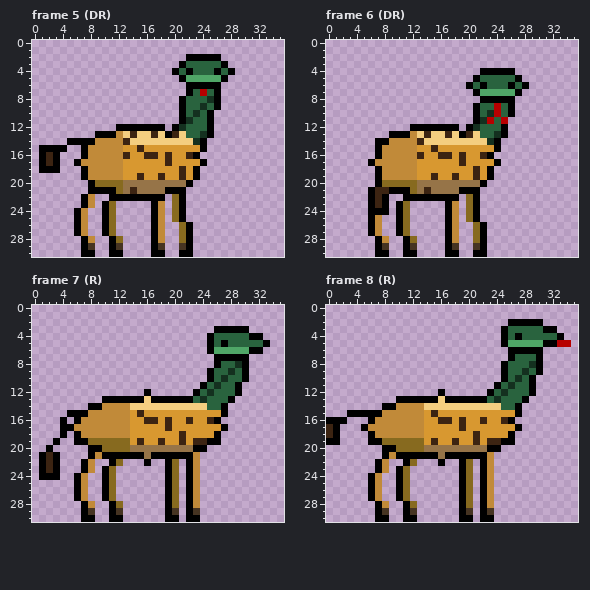
Two versions of one pixel-art file, assets/enemies/09_questing_beast.aseprite. Above, as it was before the edit.
36x31 pixels, 15 frames. Shown: frame 5 (DR), frame 6 (DR), frame 7 (R), frame 8 (R). The commit also changed other frames, which this record leaves out.
After the commit:
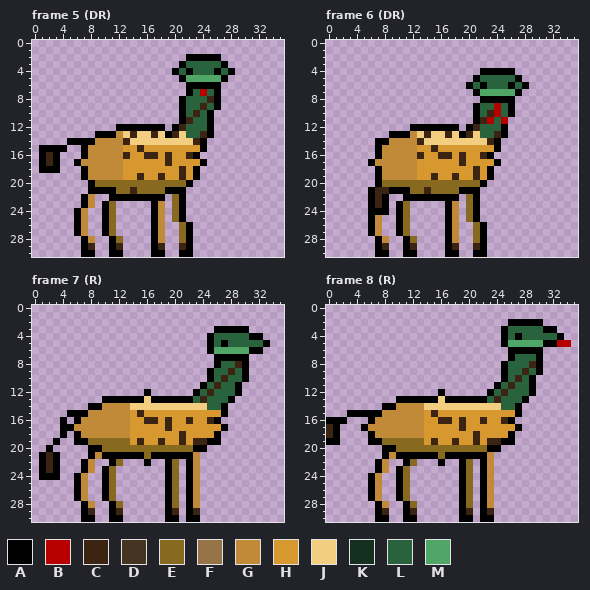
Palette (. is transparent): A #000000  B #b70000  C #3c2412  D #463422  E #876a1f  F #967448  G #c18a39  H #d89830  J #f4ce80  K #14301f  L #29633e  M #4fa667
From old to new:
{"where": "frame 5 (DR)"}
{"frame":5,"y":8,"x":25,"old":"K","new":"C"}
{"frame":5,"y":9,"x":24,"old":"K","new":"C"}
{"frame":5,"y":10,"x":23,"old":"K","new":"C"}
{"frame":5,"y":11,"x":22,"old":"K","new":"C"}
{"frame":5,"y":12,"x":21,"old":"K","new":"C"}
{"frame":5,"y":13,"x":24,"old":"K","new":"C"}
{"frame":5,"y":14,"x":23,"old":"K","new":"C"}
{"frame":5,"y":20,"x":13,"old":"FFFFFFFFF","new":"EEEEEEEEE"}
{"frame":5,"y":21,"x":13,"old":"F","new":"E"}
{"frame":5,"y":21,"x":15,"old":"FFFF","new":"EEEE"}
{"frame":5,"y":29,"x":8,"old":"D","new":"C"}
{"frame":5,"y":29,"x":12,"old":"D","new":"C"}
{"frame":5,"y":29,"x":18,"old":"D","new":"C"}
{"frame":5,"y":29,"x":21,"old":"D","new":"C"}
{"where": "frame 6 (DR)"}
{"frame":6,"y":10,"x":23,"old":"K","new":"C"}
{"frame":6,"y":11,"x":22,"old":"K","new":"C"}
{"frame":6,"y":12,"x":21,"old":"K","new":"C"}
{"frame":6,"y":13,"x":24,"old":"K","new":"C"}
{"frame":6,"y":14,"x":23,"old":"K","new":"C"}
{"frame":6,"y":20,"x":13,"old":"FFFFFFFFF","new":"EEEEEEEEE"}
{"frame":6,"y":21,"x":13,"old":"F","new":"E"}
{"frame":6,"y":21,"x":15,"old":"FFFF","new":"EEEE"}
{"frame":6,"y":29,"x":8,"old":"D","new":"C"}
{"frame":6,"y":29,"x":12,"old":"D","new":"C"}
{"frame":6,"y":29,"x":18,"old":"D","new":"C"}
{"frame":6,"y":29,"x":21,"old":"D","new":"C"}
{"where": "frame 7 (R)"}
{"frame":7,"y":8,"x":29,"old":"K","new":"C"}
{"frame":7,"y":9,"x":28,"old":"K","new":"C"}
{"frame":7,"y":10,"x":27,"old":"K","new":"C"}
{"frame":7,"y":11,"x":26,"old":"K","new":"C"}
{"frame":7,"y":12,"x":25,"old":"K","new":"C"}
{"frame":7,"y":13,"x":24,"old":"K","new":"C"}
{"frame":7,"y":20,"x":14,"old":"FFFFFFFFF","new":"EEEEEEEEE"}
{"frame":7,"y":21,"x":16,"old":"F","new":"E"}
{"frame":7,"y":29,"x":8,"old":"D","new":"C"}
{"frame":7,"y":29,"x":12,"old":"D","new":"C"}
{"frame":7,"y":29,"x":20,"old":"D","new":"C"}
{"frame":7,"y":29,"x":23,"old":"D","new":"C"}
{"where": "frame 8 (R)"}
{"frame":8,"y":8,"x":29,"old":"K","new":"C"}
{"frame":8,"y":9,"x":28,"old":"K","new":"C"}
{"frame":8,"y":10,"x":27,"old":"K","new":"C"}
{"frame":8,"y":11,"x":26,"old":"K","new":"C"}
{"frame":8,"y":12,"x":25,"old":"K","new":"C"}
{"frame":8,"y":13,"x":24,"old":"K","new":"C"}
{"frame":8,"y":20,"x":14,"old":"FFFFFFFFF","new":"EEEEEEEEE"}
{"frame":8,"y":21,"x":16,"old":"F","new":"E"}
{"frame":8,"y":29,"x":8,"old":"D","new":"C"}
{"frame":8,"y":29,"x":12,"old":"D","new":"C"}
{"frame":8,"y":29,"x":20,"old":"D","new":"C"}
{"frame":8,"y":29,"x":23,"old":"D","new":"C"}
